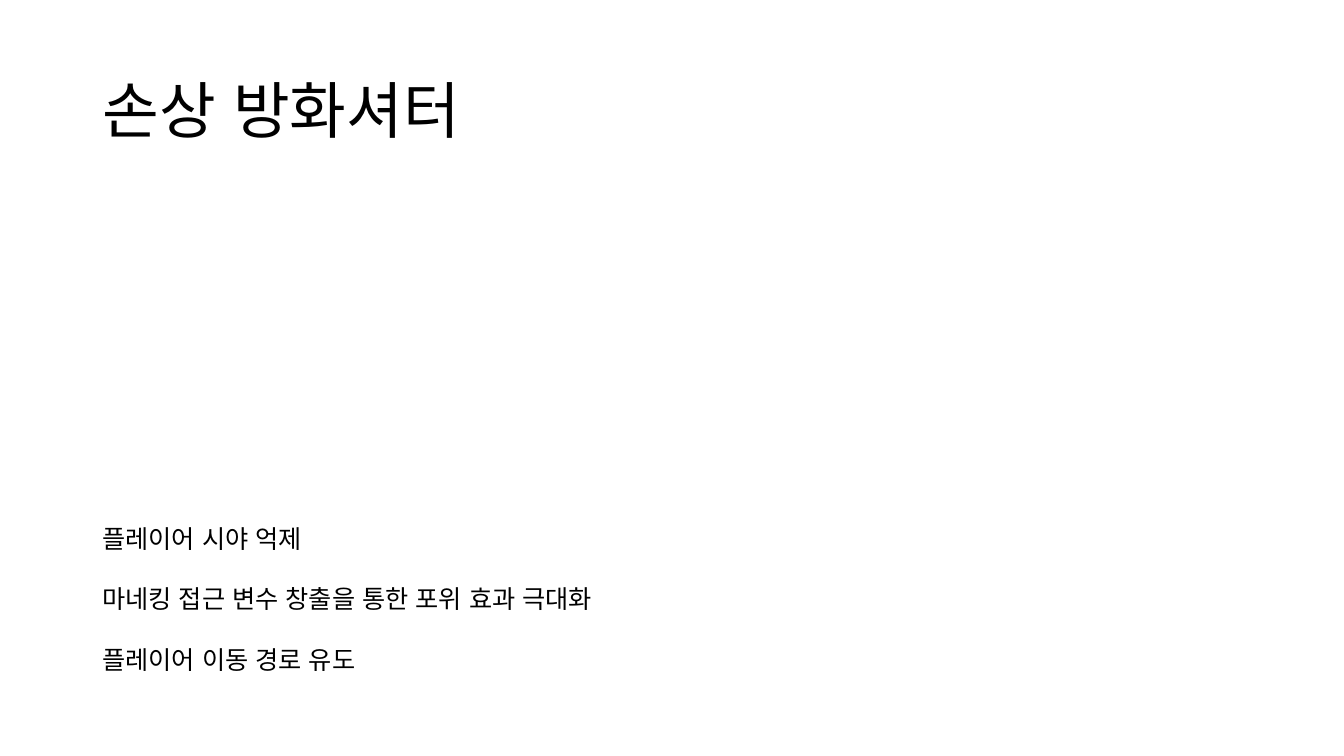
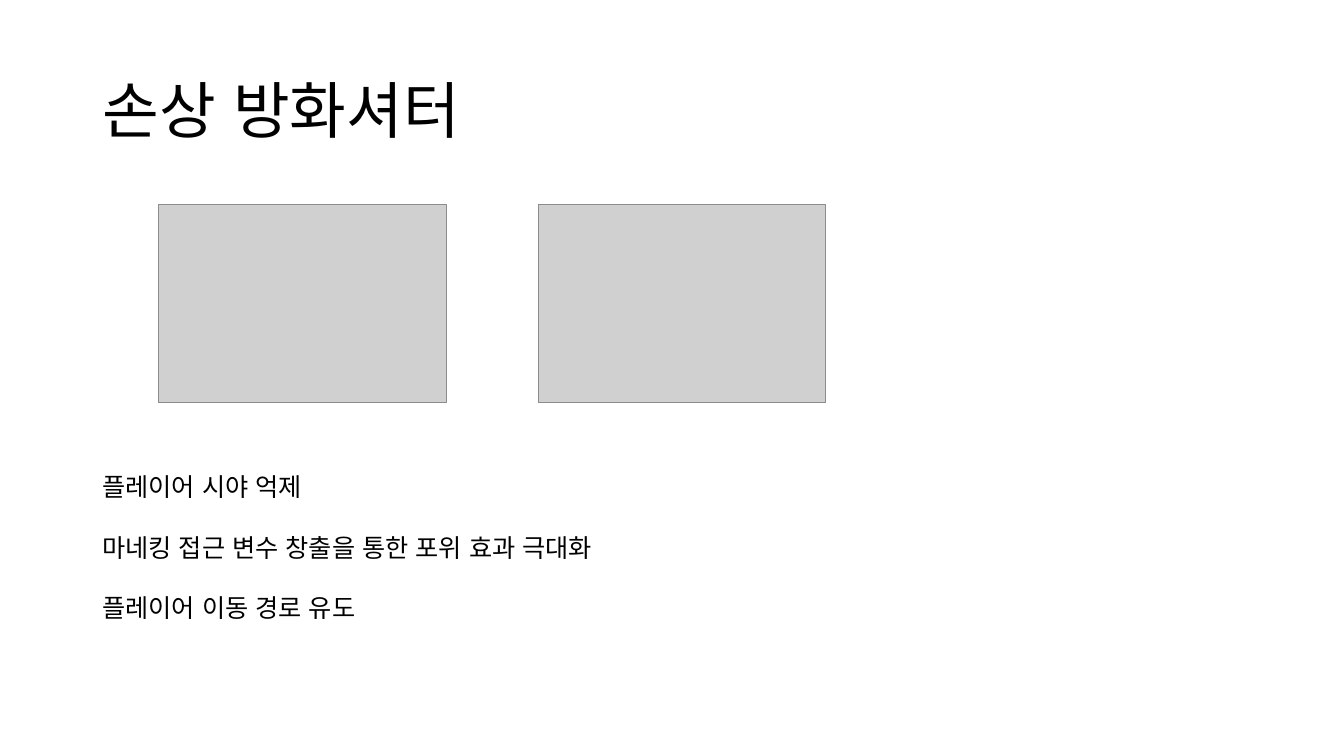
Before and after one commit to maru3172/ProjectDSFD, a slide deck: slide 7 of Work/2022184042_HSW/Document/백화점화재사건 방화셔터 기획서.pptx. Drawn at 1344x756 pixels with LibreOffice and Linux fonts; fonts in the diff are those of the drawing; grey boxes stand for pictures. Boxes give left, top, right and bottom in pixels: in the first picture for what was removed or moved away, otherwise in the second. Text is boxed around its words. In the diff, an @@ line names an element or a change of style, - is before the commit and + after.

```diff
--- a/Work/2022184042_HSW/Document/백화점화재사건 방화셔터 기획서.pptx
+++ b/Work/2022184042_HSW/Document/백화점화재사건 방화셔터 기획서.pptx
@@ picture added at box(158, 205, 447, 402) @@
@@ picture added at box(539, 205, 827, 402) @@
@@ text "플레이어 시야 억제": place and size @@
-text "플레이어 시야 억제" at box(102, 527, 593, 671)
+text "플레이어 시야 억제" at box(102, 475, 593, 619)
```
Also in this commit, not shown: 1 other slide changed, 1 slide added.
